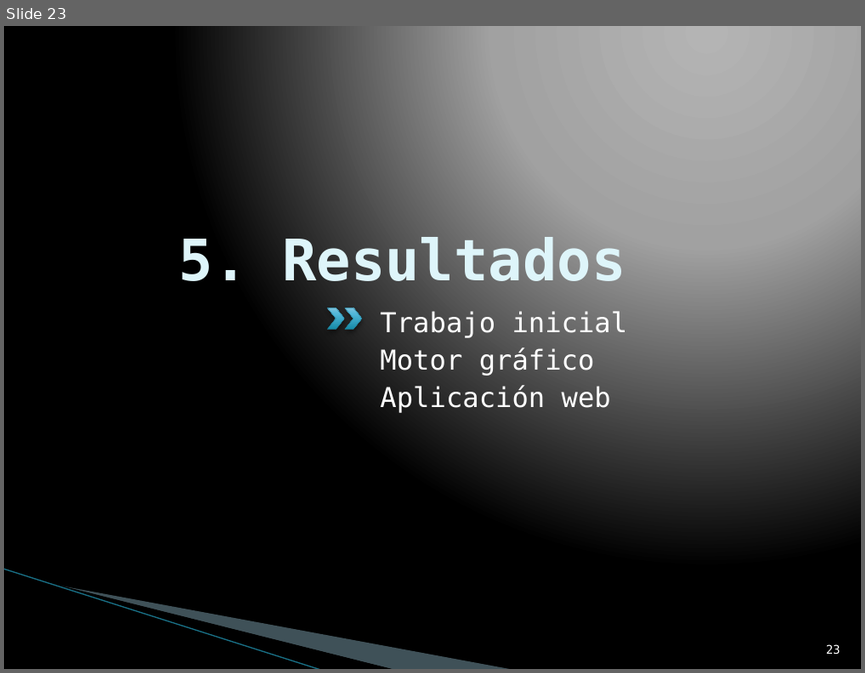
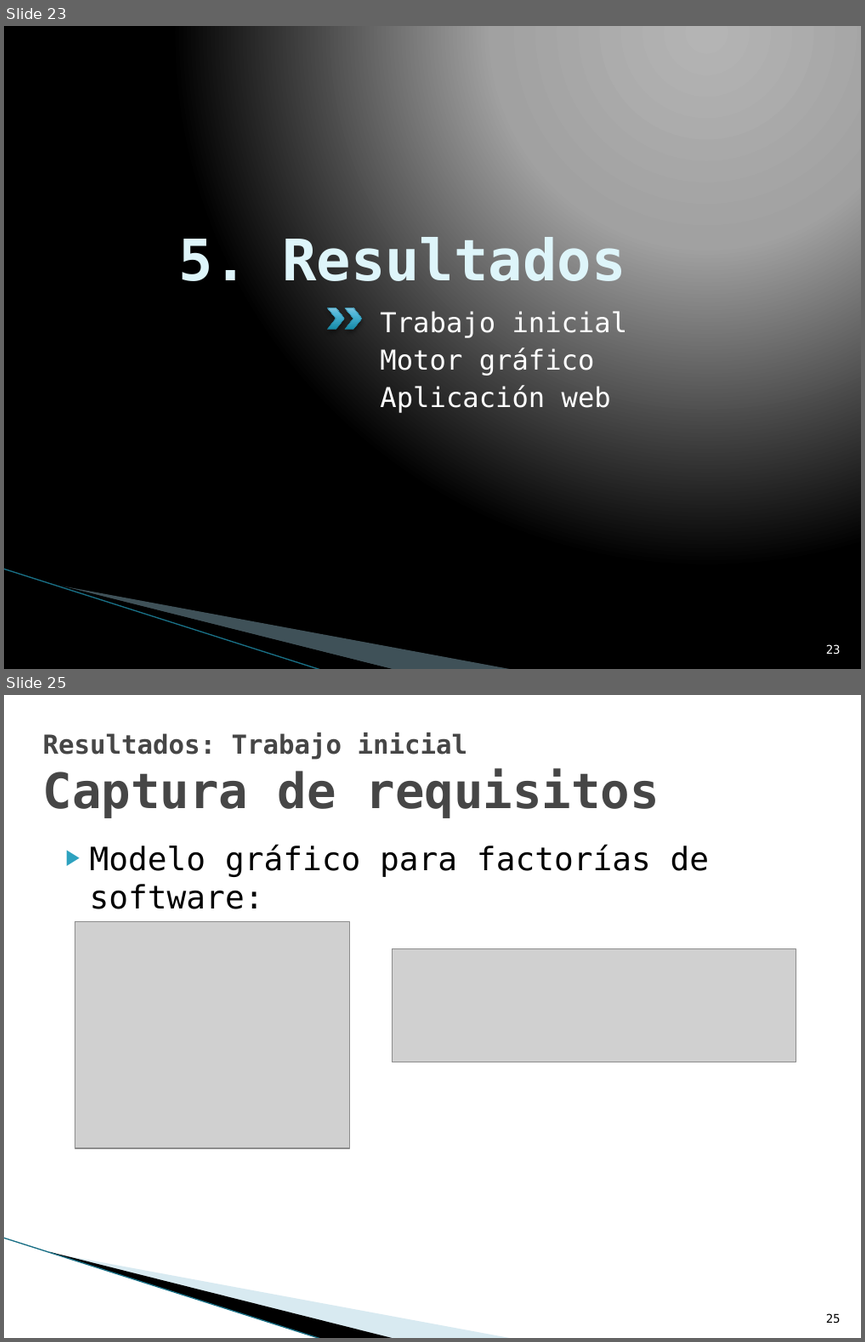
Before and after one commit to txedo/uclm-esi-alarcos, a slide deck: presentation/presentation.pptx. Shown one above the other, each under a label of ours: slide 23 before the commit, slides 23 and 25 after it; the slides between them are not shown. The pictures are 865x673 and 865x1342 pixels, drawn with LibreOffice and Linux fonts; fonts in the diff are those of the drawing; grey boxes stand for pictures; background and template pictures are left out. Boxes give left, top, right and bottom in pixels: in the first picture for what was removed or moved away, otherwise in the second. Text is boxed around its words. In the diff, an @@ line names an element or a change of style, - is before the commit and + after.

```diff
--- a/presentation/presentation.pptx
+++ b/presentation/presentation.pptx
@@ slide 25 added at (4,695,861,1338), background #FFFFFF; not listed: 3 template elements that a slide beside it also shows @@
@@ title added at (43,732,659,818), 22 pt, text #464646, bold @@
+Resultados: Trabajo inicial
+Captura de requisitos
@@ text added at (90,844,710,909), 27 pt, text #000000 @@
+▶ Modelo gráfico para factorías de software:
@@ picture added at (75,921,349,1147) @@
@@ picture added at (392,948,795,1061) @@
@@ page number added at (826,1313,840,1323), 10 pt, text #000000 @@
+25
```
Also in this commit, not shown: 1 slide changed, 12 other slides added, 21 other files.
